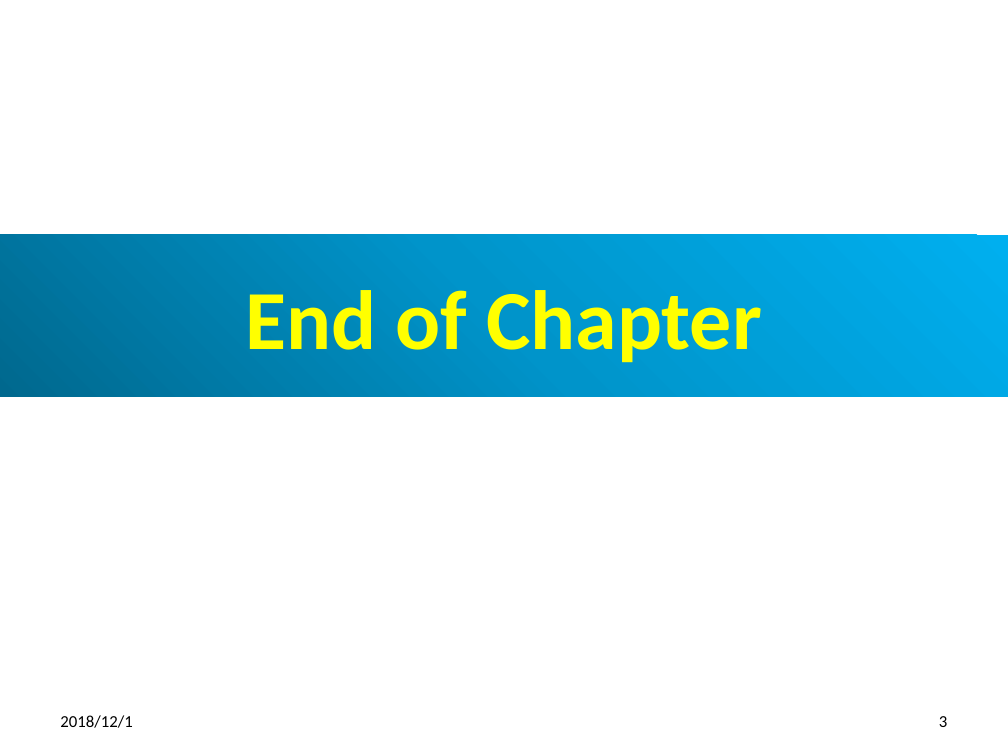
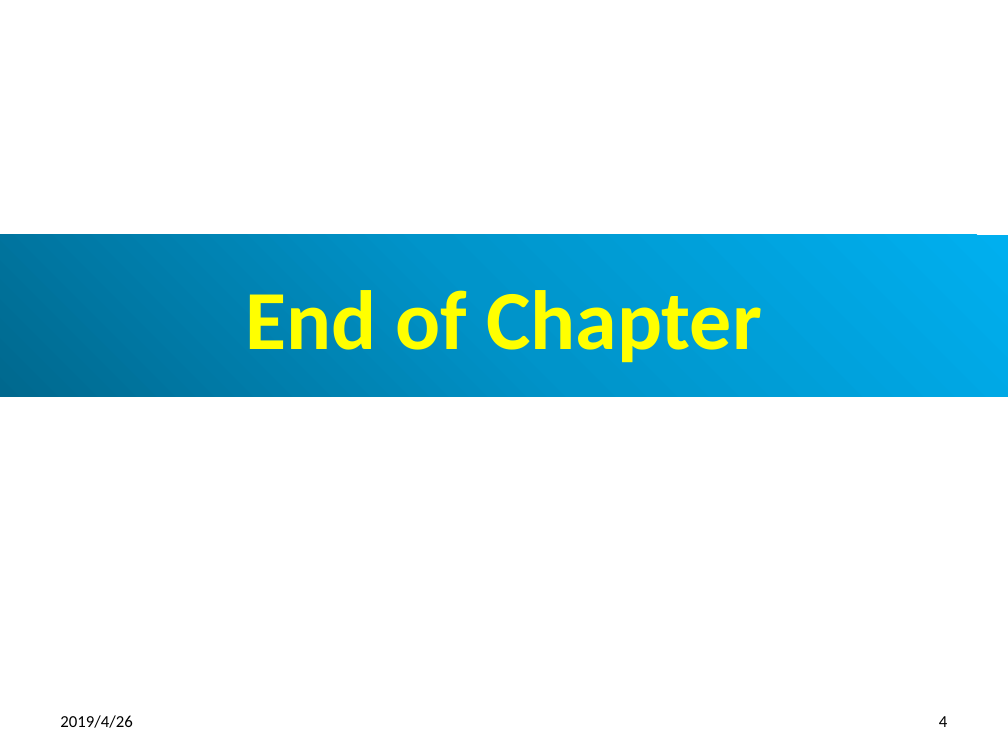
Before and after one commit to peterhchen/100-spring-boot, a slide deck: slide 4 of 15_Ch01_Intro.pptx (slide 3 before the commit). Drawn at 1008x756 pixels with LibreOffice and Linux fonts; fonts in the diff are those of the drawing. Boxes give left, top, right and bottom in pixels: in the first picture for what was removed or moved away, otherwise in the second. Text is boxed around its words. In the diff, an @@ line names an element or a change of style, - is before the commit and + after.

```diff
--- a/15_Ch01_Intro.pptx
+++ b/15_Ch01_Intro.pptx
@@ text at (60, 715, 132, 728): text changed @@
-2018/12/1
+2019/4/26
@@ page number at (939, 716, 947, 727): text changed @@
-3
+4
```
Also in this commit, not shown: 2 other slides changed, 1 slide added.
